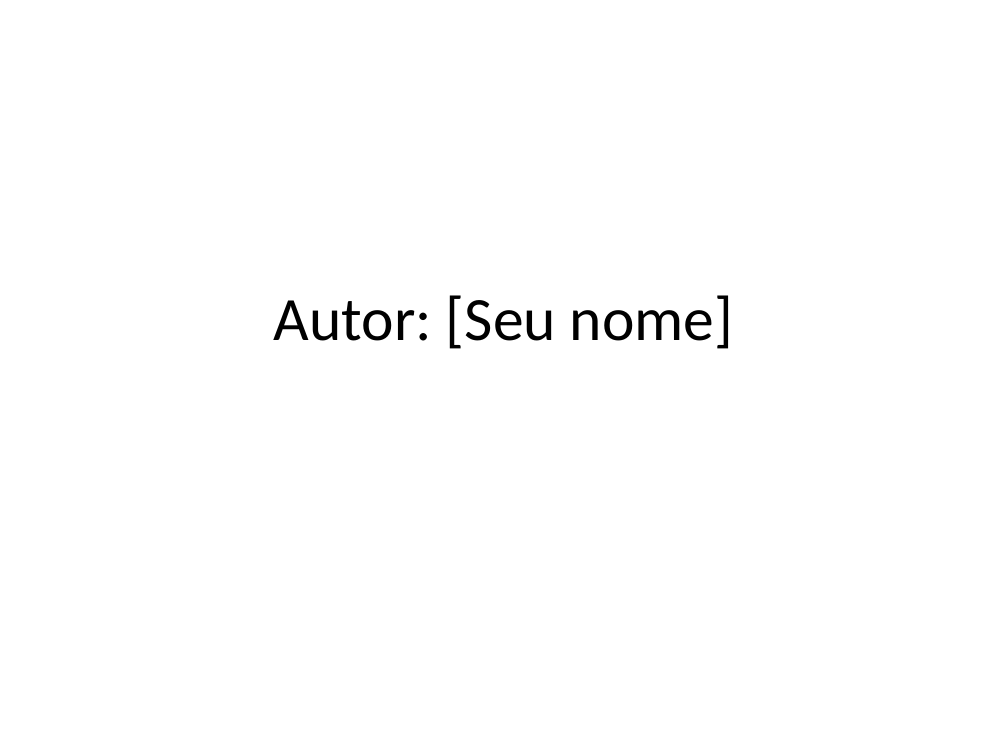
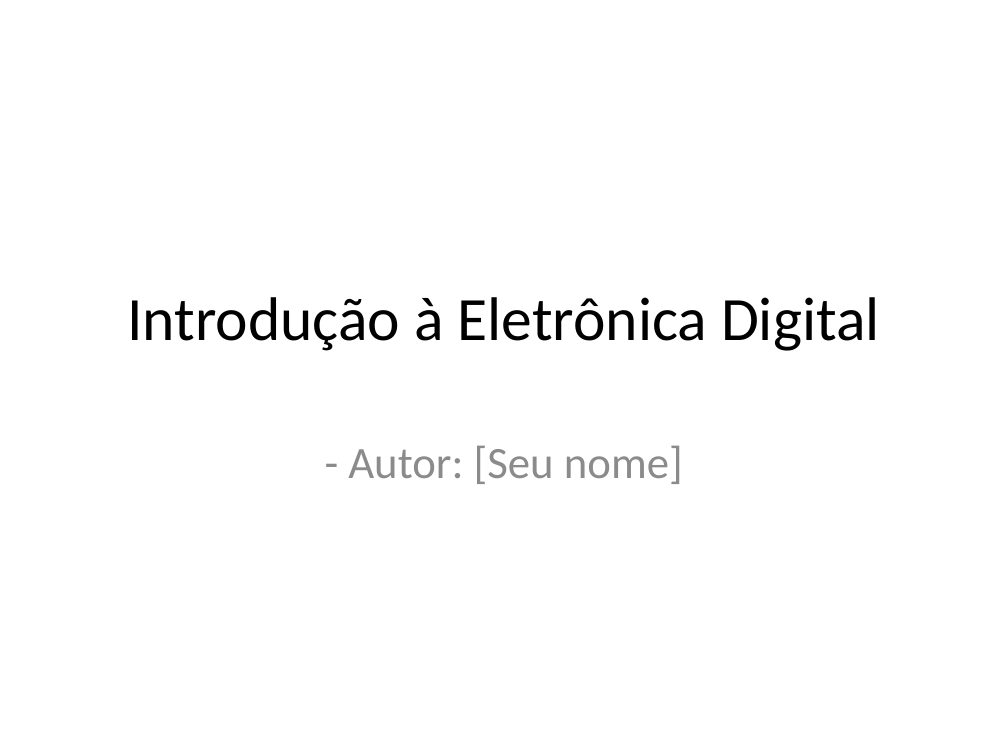
Before and after one commit to lcdlemos/EstagioNutes, a slide deck: slide 1 of IA/auto_apresentacao_IA.pptx. Drawn at 1008x756 pixels with LibreOffice and Linux fonts; fonts in the diff are those of the drawing. Boxes give left, top, right and bottom in pixels: in the first picture for what was removed or moved away, otherwise in the second. Text is boxed around its words. In the diff, an @@ line names an element or a change of style, - is before the commit and + after.

```diff
--- a/IA/auto_apresentacao_IA.pptx
+++ b/IA/auto_apresentacao_IA.pptx
@@ title at [127,297,880,351]: text changed @@
-Autor: [Seu nome]
+Introdução à Eletrônica Digital
@@ subtitle added at [348,445,683,484], 32 pt, text #8C8C8C @@
+- Autor: [Seu nome]
```
Also in this commit, not shown: 4 other slides changed, 5 slides added, 5 slides removed, 14 other files.
